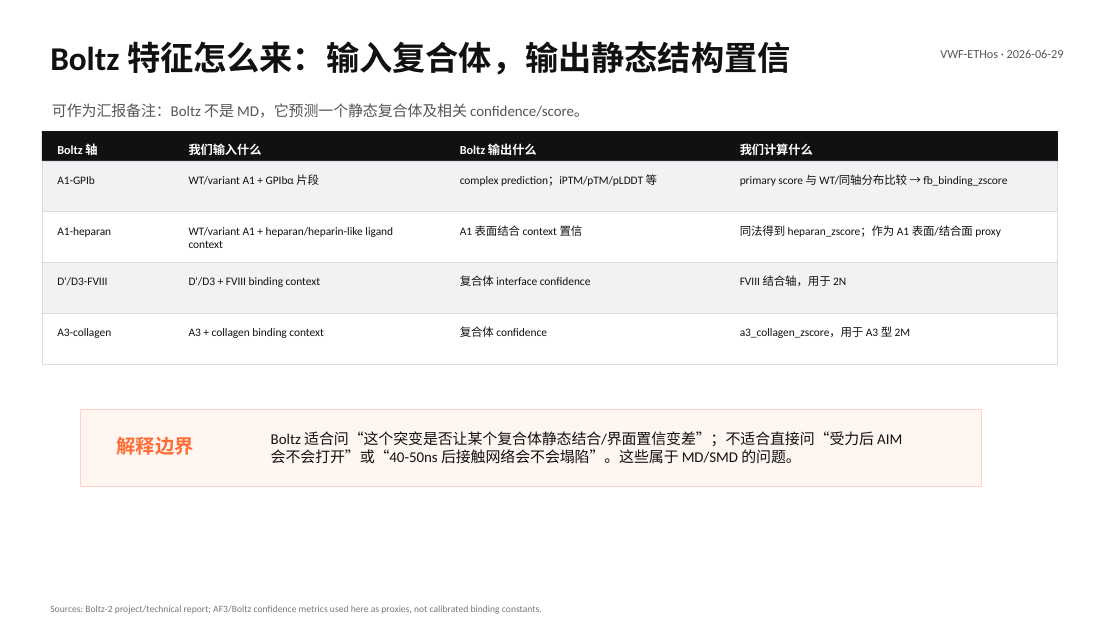
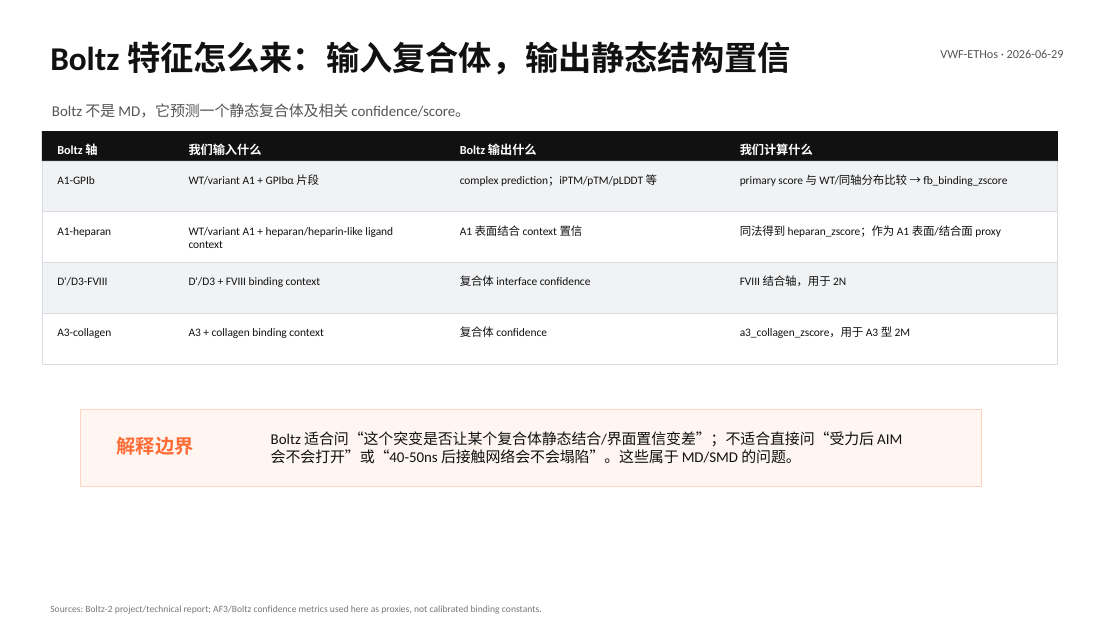
Before and after one commit to LukaDD7/VWF-ETHos, a slide deck: slide 9 of outputs/vwd_mechanism_driven_agentic_diagnosis_2026-06-29.pptx. Drawn at 1120x630 pixels with LibreOffice and Linux fonts; fonts in the diff are those of the drawing. Boxes give left, top, right and bottom in pixels: in the first picture for what was removed or moved away, otherwise in the second. Text is boxed around its words. In the diff, an @@ line names an element or a change of style, - is before the commit and + after.

```diff
--- a/outputs/vwd_mechanism_driven_agentic_diagnosis_2026-06-29.pptx
+++ b/outputs/vwd_mechanism_driven_agentic_diagnosis_2026-06-29.pptx
@@ text at (x1=52, y1=104, x2=470, y2=118): text changed @@
-可作为汇报备注：Boltz 不是 MD，它预测一个静态复合体及相关 confidence/score。
+Boltz 不是 MD，它预测一个静态复合体及相关 confidence/score。
```
Also in this commit, not shown: 8 other slides changed, 1 other file.
